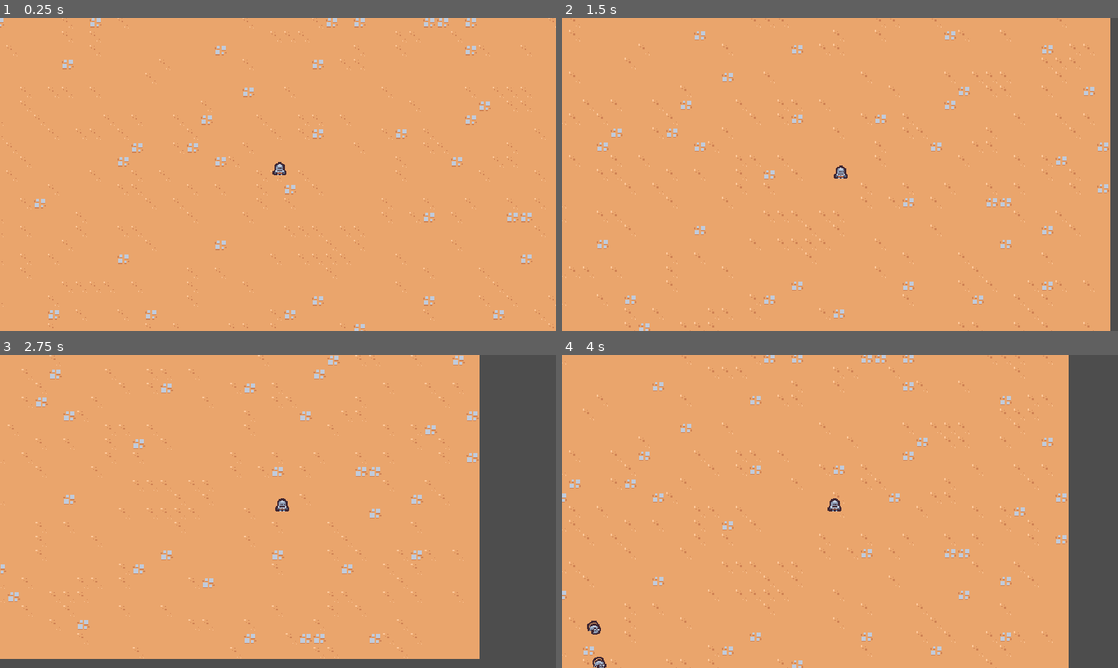
Above: before the commit, frames 1-4 (two rows, left to right).
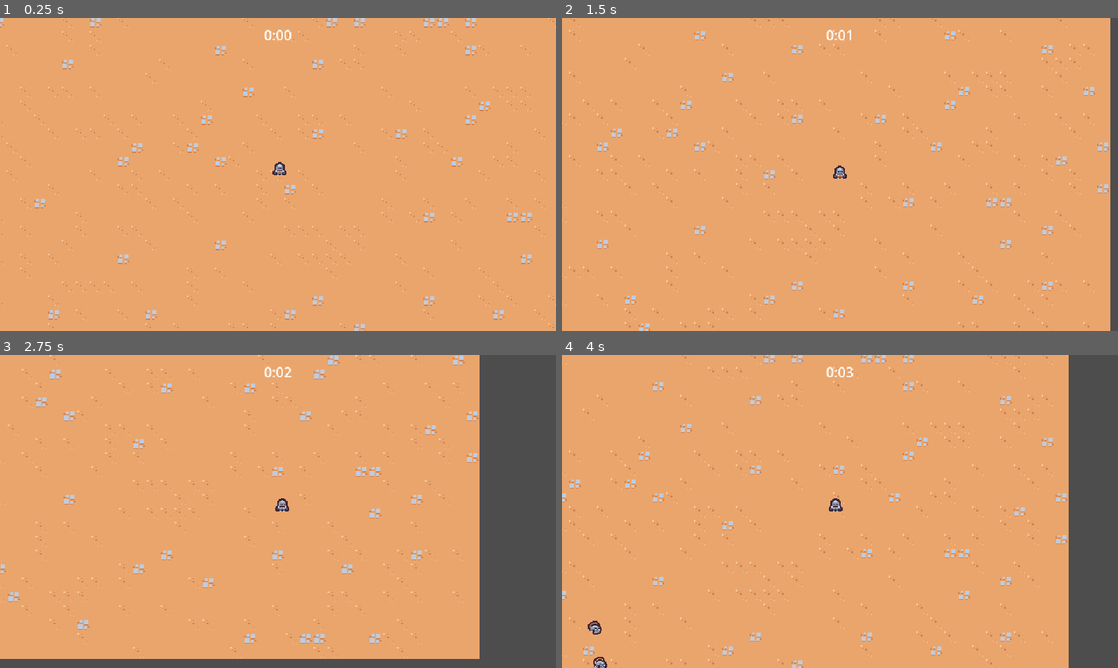
Above: after the commit, the same moments.

Repository: exglegaming/survivors-course
Game: Godot game, scene res://scenes/main/main.tscn
The game is run twice, just before and just after one commit, with the same random seed, the same clock (stepped at 60 frames per second) and the same inputs.
Inputs:
- Up to frame 1 (0.25 s): no input
- Up to frame 2 (1.5 s): hold D (move_right) 0.53-1.28 s; hold S (move_down) from 1.28 s (still down)
- Up to frame 3 (2.75 s): release S (move_down) at 2.03 s; hold D (move_right) from 2.03 s (still down)
- Up to frame 4 (4 s): release D (move_right) at 2.78 s; hold W (move_up) 2.78-3.53 s; hold A (move_left) from 3.53 s (still down)

The runs differ from the first frame. In frame 1, less than 0.1% of the frame differs, in the area x 47-53%, y 3-8%; in frame 2, 0.1%; in frame 3, less than 0.1%; in frame 4, 0.2%, in the area x 4-53%, y 3-100%.

Commit message:
creating the game loop foundation

Diff:
--- a/project.godot
+++ b/project.godot
@@ -79,4 +79,3 @@
 
 textures/canvas_textures/default_texture_filter=0
 rendering_device/driver.windows="d3d12"
-2d/snap/snap_2d_transforms_to_pixel=true
--- a/scenes/main/main.tscn
+++ b/scenes/main/main.tscn
@@ -1,8 +1,10 @@
 [gd_scene format=4 uid="uid://dua013ovd67cr"]
 
+[ext_resource type="PackedScene" uid="uid://dqkivnxqagrvg" path="res://scenes/ui/arena_time_ui.tscn" id="1_6q06x"]
 [ext_resource type="PackedScene" uid="uid://bwih6ucg3wo4u" path="res://scenes/player/player.tscn" id="1_hyk8p"]
 [ext_resource type="Texture2D" uid="uid://cskquh74cuopt" path="res://assets/environment/tilemap_packed.png" id="1_iuonh"]
 [ext_resource type="PackedScene" uid="uid://dgf41m8o5fo4p" path="res://scenes/manager/enemy_manager.tscn" id="1_l3cfh"]
+[ext_resource type="PackedScene" uid="uid://bscoui22k0tpb" path="res://scenes/manager/arena_time_manager.tscn" id="2_ow5a4"]
 [ext_resource type="PackedScene" uid="uid://mffpdhn2qnda" path="res://scenes/game_camera/game_camera.tscn" id="3_k2fmo"]
 
 [sub_resource type="TileSetAtlasSource" id="TileSetAtlasSource_k2fmo"]
@@ -51,6 +53,11 @@
 
 [node name="Main" type="Node" unique_id=92906700]
 
+[node name="ArenaTimeUI" parent="." unique_id=455276769 node_paths=PackedStringArray("arena_time_manager") instance=ExtResource("1_6q06x")]
+arena_time_manager = NodePath("../ArenaTimeManager")
+
+[node name="ArenaTimeManager" parent="." unique_id=268012414 instance=ExtResource("2_ow5a4")]
+
 [node name="EnemyManager" parent="." unique_id=1911562668 instance=ExtResource("1_l3cfh")]
 
 [node name="GameCamera" parent="." unique_id=1627807066 instance=ExtResource("3_k2fmo")]
--- /dev/null
+++ b/scenes/manager/arena_time_manager.tscn
@@ -0,0 +1,11 @@
+[gd_scene format=3 uid="uid://bscoui22k0tpb"]
+
+[ext_resource type="Script" uid="uid://cof5waevudbjr" path="res://scripts/manager/arena_time_manager.gd" id="1_h76kk"]
+
+[node name="ArenaTimeManager" type="Node" unique_id=268012414]
+script = ExtResource("1_h76kk")
+
+[node name="Timer" type="Timer" parent="." unique_id=1462075175]
+wait_time = 60.0
+one_shot = true
+autostart = true
--- /dev/null
+++ b/scenes/ui/arena_time_ui.tscn
@@ -0,0 +1,22 @@
+[gd_scene format=3 uid="uid://dqkivnxqagrvg"]
+
+[ext_resource type="Script" uid="uid://cy0goqw5fv2g0" path="res://scripts/ui/arena_time_ui.gd" id="1_oa7xr"]
+
+[node name="ArenaTimeUI" type="CanvasLayer" unique_id=455276769]
+script = ExtResource("1_oa7xr")
+
+[node name="MarginContainer" type="MarginContainer" parent="." unique_id=1065710563]
+anchors_preset = 15
+anchor_right = 1.0
+anchor_bottom = 1.0
+grow_horizontal = 2
+grow_vertical = 2
+mouse_filter = 2
+theme_override_constants/margin_top = 8
+
+[node name="Label" type="Label" parent="MarginContainer" unique_id=912750122]
+unique_name_in_owner = true
+layout_mode = 2
+size_flags_horizontal = 4
+size_flags_vertical = 0
+text = "Test"
--- /dev/null
+++ b/scripts/manager/arena_time_manager.gd
@@ -0,0 +1,9 @@
+class_name ArenaTimeManager
+extends Node
+
+
+@onready var timer: Timer = $Timer
+
+
+func get_time_elapsed() -> float:
+	return timer.wait_time - timer.time_left
--- /dev/null
+++ b/scripts/ui/arena_time_ui.gd
@@ -0,0 +1,18 @@
+extends CanvasLayer
+
+
+@export var arena_time_manager: ArenaTimeManager
+
+@onready var label: Label = %Label
+
+
+func _process(_delta: float) -> void:
+	if arena_time_manager == null: return
+	var time_elapsed: float = arena_time_manager.get_time_elapsed()
+	label.text = format_seconds_to_string(time_elapsed)
+
+
+func format_seconds_to_string(seconds: float) -> String:
+	var minutes: float = floorf(seconds / 60)
+	var remaining_seconds: float = seconds - (minutes * 60)
+	return ("%d:%02d" % [minutes, floorf(remaining_seconds)])
Not shown, added: scripts/manager/arena_time_manager.gd.uid
Not shown, added: scripts/ui/arena_time_ui.gd.uid
